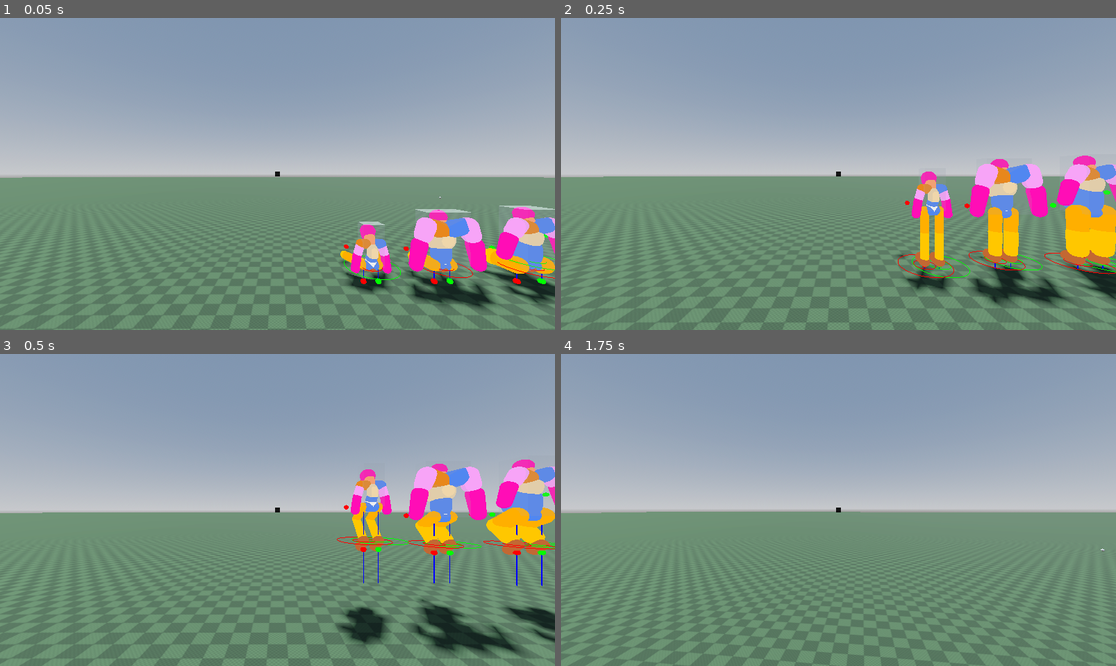
Above: before the commit, frames 1-4 (two rows, left to right).
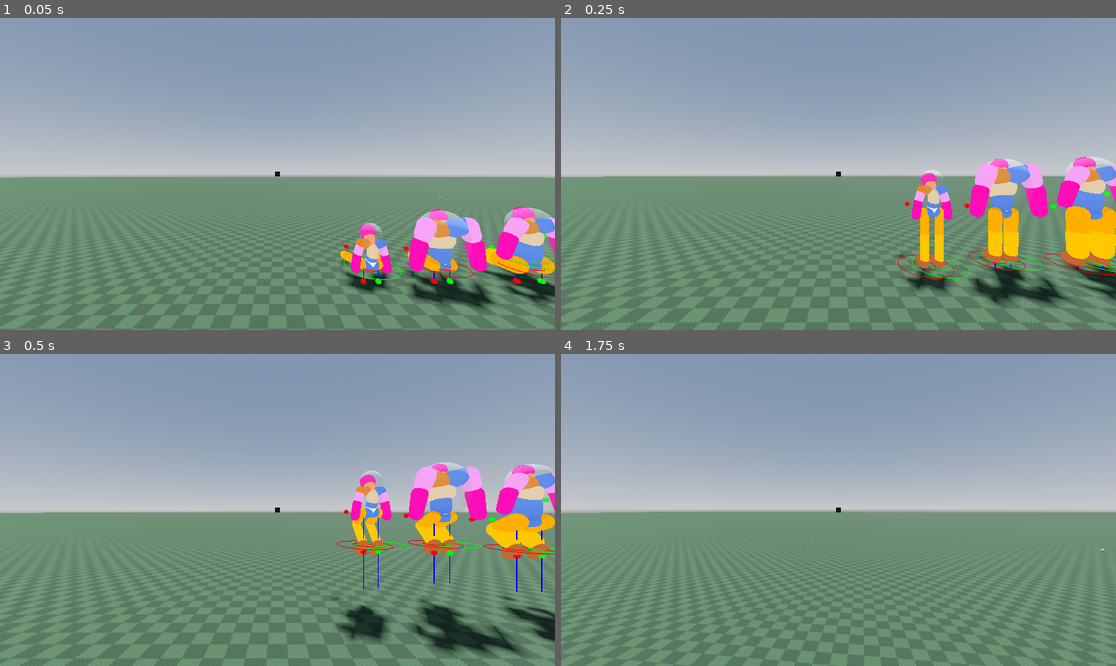
Above: after the commit, the same moments.

Repository: marcolatellafrias/character-parametric
Game: Godot game, scene res://Scenes/Demo.tscn
Same seed, same stepped clock (60 frames per second), same inputs: the game is played once before the commit and once after it.
Inputs (mouse positions are in pixels of both pictures, inside the frame that each line leads up to):
- Up to frame 1 (0.05 s): no input
- Up to frame 2 (0.25 s): no input
- Up to frame 3 (0.5 s): no input
- Up to frame 4 (1.75 s): tap Enter at 0.5 s; move the mouse to (866, 510) at 0.52 s; hold W (move_forward) from 0.53 s (still down); tap Space (jump) at 0.6, 0.77, 1.07, 1.52, 1.55 s; click (866, 510) at 0.67 s; move the mouse to (810, 510) at 1.27 s; click (810, 510) at 1.35 s

The runs differ from the first frame. In frame 1, 1.0% of the frame differs, in the area x 64-100%, y 60-82%; in frame 2, 1.5%; in frame 3, 3.0%, in the area x 59-100%, y 33-94%; in frame 4, nothing differs.

Commit message:
proper leg transition when falling

Diff:
--- a/Scripts/character/archetypes.gd
+++ b/Scripts/character/archetypes.gd
@@ -46,7 +46,7 @@
 var legs_to_feet_proportion : float
 var hips_width_proportion : float
 var shoulder_width_proportion : float
-var distance_from_ground_factor := 0.1  #tiene las piernas 10% flexionadas cuando esta en el piso
+var distance_from_ground_factor := 0.15  #tiene las piernas 10% flexionadas cuando esta en el piso
 
 #POSTURE
 var slouch : float
--- a/Scripts/character/bone_instantiator.gd
+++ b/Scripts/character/bone_instantiator.gd
@@ -33,7 +33,8 @@
 	#var camera3d = Camera3D.new()
 	#camera3d.position = Vector3(0, 1.7, 2.7)
 	var charRb = Vector3(skel_sizes_util.shoulders_width * 2 ,skel_sizes_util.torso_height +skel_sizes_util.head_height,skel_sizes_util.hips_width*2)
-	char_rigidbody = CharacterRigidBody3D.create(charRb,ik_util.left_leg_raycast,ik_util.right_leg_raycast,skel_sizes_util.distance_from_ground)
+	var height_error : float = (entity_stats.distance_from_ground_factor * skel_sizes_util.leg_height)
+	char_rigidbody = CharacterRigidBody3D.create(charRb,ik_util.left_leg_raycast,ik_util.right_leg_raycast,skel_sizes_util.distance_from_ground,height_error)
 	#Agrego el esqueleto target y la camara como hijo de el rigidbody
 	char_rigidbody.add_child(custom_bones_util.lower_spine)
 	#char_rigidbody.add_child(camera3d)
--- a/Scripts/character/ik_util.gd
+++ b/Scripts/character/ik_util.gd
@@ -432,9 +432,8 @@
 	raycast_offset = raycast_offset.lerp(target_off, k)
 
 	# Configuración de posiciones Y
-	var ground_leg_y_position = sizes.leg_height - (sizes.leg_height * entity_stats.distance_from_ground_factor)
-	var falling_leg_max_y_position = sizes.leg_height * 0.5
-	var jumping_leg_max_y_position = sizes.leg_height
+	var folded_legs_y_position = sizes.leg_height * 0.5
+	var extended_legs_y_position = sizes.leg_height
 	var falling_max_y_speed = -5.0
 	var jumping_max_y_speed = 1.0
 
@@ -446,15 +445,38 @@
 	var max_y_speed = max(abs(falling_max_y_speed), jumping_max_y_speed)
 	var velocity_factor = clamp(abs_y_vel / max_y_speed, 0.0, 1.0)
 
-	# Interpolar: vel=0 está en falling_leg_max_y_position, vel máxima en jumping_leg_max_y_position
-	var target_y_position = lerp(falling_leg_max_y_position, jumping_leg_max_y_position, velocity_factor)
-
-	# Aplicar alrededor de las posiciones locales neutras
+	# Interpolar: vel=0 está en folded_legs_y_position, vel máxima en extended_legs_y_position
+	var target_y_position = lerp(folded_legs_y_position, extended_legs_y_position, velocity_factor)
+
+	# === NUEVO: Factor de transición para posiciones X/Z ===
+	# Define la velocidad a partir de la cual empieza la transición
+	var transition_start_speed = 0.0  # Empieza en velocidad 0
+	var transition_end_speed = -4.0   # Termina en -2 m/s (ajusta según necesites)
+
+	# Calcular factor de caída (0 = no cayendo, 1 = cayendo rápido)
+	var fall_factor : float
+	if y_vel >= transition_start_speed:
+		fall_factor = 0.0
+	elif y_vel <= transition_end_speed:
+		fall_factor = 1.0
+	else:
+		# Interpolación suave entre 0 y 1
+		fall_factor = (transition_start_speed - y_vel) / (transition_start_speed - transition_end_speed)
+
+	# Offset X/Z para cuando NO está cayendo (velocidad >= 0)
+	var offset_not_falling = -raycast_offset * 0.3
+	# Offset X/Z para cuando SÍ está cayendo (velocidad muy negativa)
+	var offset_falling = raycast_offset
+
+	# Interpolar entre ambos estados según el factor de caída
+	var final_xz_offset = offset_not_falling.lerp(offset_falling, fall_factor)
+
+	# Aplicar posiciones
 	leg_raycast.transform.origin = neutral_local + Vector3(raycast_offset.x, 0.0, raycast_offset.y)
 	leg_airborne_target.transform.origin = Vector3(
-		neutral_local.x - raycast_offset.x * 0.3,
+		neutral_local.x + final_xz_offset.x,
 		neutral_local.y - target_y_position,
-		neutral_local.z - raycast_offset.y * 0.3
+		neutral_local.z + final_xz_offset.y
 	)
 
 static func get_orthogonal(v: Vector3) -> Vector3:
--- a/Scripts/common/hoverable.gd
+++ b/Scripts/common/hoverable.gd
@@ -1,54 +1,85 @@
 class_name CharacterRigidBody3D
 extends RigidBody3D
 
-@export var hover_height := 1.0          # meters (target: bottom of collider to ground)
-@export var height_kp := 800.0           # spring (N per meter)
-@export var height_kd := 24.0           # damper (N per m/s)
-@export var upright_kp := 30.0           # torque gain
-@export var upright_kd := 4.0            # angular damping gain
-@export var max_up_force := 40.0       # clamp for stability
+@export var hover_height := 1.0
+@export var height_kp := 800.0
+@export var height_kd := 24.0
+@export var max_height_error_below := 0.5
+@export var max_height_error_above := 0.2
+@export var upright_kp := 30.0
+@export var upright_kd := 4.0
+@export var max_up_force := 40.0
+
+# Umbrales para desactivar estabilización
+@export_group("Stop Trying Thresholds")
+@export var max_fall_velocity := -15.0      # velocidad Y negativa para desactivar (m/s)
+@export var max_horizontal_velocity := 20.0  # velocidad XZ para desactivar (m/s)
+@export var max_tilt_angle := 60.0          # ángulo máximo de inclinación en grados
+@export var recovery_time := 2.0            # tiempo antes de intentar recuperarse
+@export var upright_threshold := 15.0       # ángulo para considerar "erguido" (grados)
 
 var collider: CollisionShape3D
 var mesh_instance: MeshInstance3D
-var _box: BoxShape3D
+var _capsule: CapsuleShape3D
 var _local_bottom := Vector3.ZERO
 var left_ray: RayCast3D
 var right_ray: RayCast3D
 
+# Estados de recuperación
+enum RecoveryState {
+	ACTIVE,        # funcionando normalmente
+	LIMP,          # desactivado (no hace nada)
+	STANDING_UP    # fase 1: solo ponerse erguido
+}
+
+var _state := RecoveryState.ACTIVE
+var _limp_timer := 0.0
+
 func _ready() -> void:
-	_box = collider.shape as BoxShape3D
-	if _box == null:
+	_capsule = collider.shape as CapsuleShape3D
+	if _capsule == null:
 		push_warning("Expected a BoxShape3D on the collider.")
 		return
-
-	# Bottom of the collider in its local space (BoxShape3D.size is FULL size in Godot 4)
-	_local_bottom = Vector3(0.0, -_box.size.y * 0.5, 0.0)
-
-	can_sleep = false  # keep it active so it continuously stabilizes
-
-func _physics_process(_delta: float) -> void:
-	if _box == null:
-		return
-
+	_local_bottom = Vector3(0.0, -_capsule.height * 0.5, 0.0)
+	can_sleep = false
+
+func _physics_process(delta: float) -> void:
+	if _capsule == null:
+		return
+
+	# Manejo de estados de recuperación
+	match _state:
+		RecoveryState.ACTIVE:
+			_check_stop_conditions()
+			_apply_full_control()
+
+		RecoveryState.LIMP:
+			_limp_timer += delta
+			if _limp_timer >= recovery_time:
+				_begin_standing_up()
+
+		RecoveryState.STANDING_UP:
+			_apply_upright_only()
+			_check_if_upright()
+
+# Aplica control completo (hover + upright)
+func _apply_full_control() -> void:
 	var up := Vector3.UP
 
-	# --- Hover control (vertical only) using two legs ---
+	# Hover control
 	var left_hit := left_ray.is_colliding()
 	var right_hit := right_ray.is_colliding()
 
 	if left_hit or right_hit:
 		var start_left := left_ray.global_transform.origin
 		var start_right := right_ray.global_transform.origin
-
 		var used_start: Vector3
 		var ground_point: Vector3
 
 		if left_hit and right_hit:
 			var hit_left := left_ray.get_collision_point()
 			var hit_right := right_ray.get_collision_point()
-			# Average ground position from both legs
 			ground_point = (hit_left + hit_right) * 0.5
-			# Use the midpoint between the two leg bases
 			used_start = (start_left + start_right) * 0.5
 		elif left_hit:
 			ground_point = left_ray.get_collision_point()
@@ -57,39 +88,103 @@
 			ground_point = right_ray.get_collision_point()
 			used_start = start_right
 
-		# Use vertical separation only (more stable on slopes than full 3D distance).
 		var vertical_distance := used_start.y - ground_point.y
-
-		# PD controller on height (positive = push up)
 		var v_up := linear_velocity.dot(up)
 		var height_error := hover_height - vertical_distance
 
-		var spring := height_kp * height_error
+		# Límites asimétricos
+		var clamped_error: float
+		if height_error > 0:
+			clamped_error = min(height_error, max_height_error_below)
+		else:
+			clamped_error = max(height_error, -max_height_error_above)
+
+		var spring := height_kp * clamped_error
 		var damper := -height_kd * v_up
 
-		# Gravity compensation
 		var g_scalar := float(ProjectSettings.get_setting("physics/3d/default_gravity"))
 		var gravity_comp := mass * g_scalar
-
-		var force_up : float = clamp(spring + damper + gravity_comp, 0.0, max_up_force)
+		var force_up :float= clamp(spring + damper + gravity_comp, 0.0, max_up_force)
+
 		apply_central_force(up * force_up)
-	# If neither leg hits within ray_length, do nothing vertical: gravity brings it down.
-
-	# --- Upright stabilization (roll/pitch only) ---
+
+	# Upright stabilization
+	_apply_upright_torque()
+
+# Aplica solo el control de orientación (para fase de levantarse)
+func _apply_upright_only() -> void:
+	_apply_upright_torque()
+
+# Aplica el torque para mantenerse erguido
+func _apply_upright_torque() -> void:
 	var current_up := global_transform.basis.y.normalized()
 	var desired_up := Vector3.UP
 	var error_axis := current_up.cross(desired_up)
-
 	var torque := error_axis * upright_kp - angular_velocity * upright_kd
 	apply_torque(torque)
 
-
-static func create(root_size: Vector3, new_left_leg_raycast: RayCast3D, new_right_leg_raycast: RayCast3D, distance_from_ground: float) -> CharacterRigidBody3D:
+# Verifica todas las condiciones para desactivar
+func _check_stop_conditions() -> void:
+	# Verificar velocidades
+	var v_y := linear_velocity.y
+	var v_horizontal := Vector2(linear_velocity.x, linear_velocity.z).length()
+
+	if v_y < max_fall_velocity or v_horizontal > max_horizontal_velocity:
+		stop_trying()
+		return
+
+	# Verificar ángulo de inclinación
+	var current_up := global_transform.basis.y.normalized()
+	var tilt_angle_rad := current_up.angle_to(Vector3.UP)
+	var tilt_angle_deg := rad_to_deg(tilt_angle_rad)
+
+	if tilt_angle_deg > max_tilt_angle:
+		stop_trying()
+
+# Verifica si ya está lo suficientemente erguido para activar hover
+func _check_if_upright() -> void:
+	var current_up := global_transform.basis.y.normalized()
+	var tilt_angle_rad := current_up.angle_to(Vector3.UP)
+	var tilt_angle_deg := rad_to_deg(tilt_angle_rad)
+
+	if tilt_angle_deg <= upright_threshold:
+		_fully_activate()
+
+# Desactiva los sistemas de estabilización
+func stop_trying() -> void:
+	if _state == RecoveryState.LIMP:
+		return
+	_state = RecoveryState.LIMP
+	_limp_timer = 0.0
+	print("CharacterRigidBody: Going limp...")
+
+# Comienza la fase 1: ponerse erguido
+func _begin_standing_up() -> void:
+	_state = RecoveryState.STANDING_UP
+	print("CharacterRigidBody: Trying to stand up...")
+
+# Activa completamente el sistema (fase 2: hover)
+func _fully_activate() -> void:
+	if _state == RecoveryState.ACTIVE:
+		return
+	_state = RecoveryState.ACTIVE
+	_limp_timer = 0.0
+	print("CharacterRigidBody: Fully active!")
+
+# Funciones públicas para control manual (opcional)
+func force_stop() -> void:
+	stop_trying()
+
+func force_wake_up() -> void:
+	_begin_standing_up()
+
+static func create(root_size: Vector3, new_left_leg_raycast: RayCast3D, new_right_leg_raycast: RayCast3D, distance_from_ground: float, max_height_error: float) -> CharacterRigidBody3D:
 	var character_rigidbody := CharacterRigidBody3D.new()
 	var new_mesh_instance := MeshInstance3D.new()
-	var cube_mesh := BoxMesh.new()
-	cube_mesh.size = root_size
-	new_mesh_instance.mesh = cube_mesh
+	var capsule_mesh := CapsuleMesh.new()
+	capsule_mesh.height = root_size.y
+	capsule_mesh.radius = root_size.x/2
+	new_mesh_instance.mesh = capsule_mesh
 	new_mesh_instance.position = Vector3(0, root_size.y * 0.5, 0)
 	var material := StandardMaterial3D.new()
 	material.albedo_color = Color.CORAL
@@ -98,9 +193,10 @@
 	material.flags_transparent = true
 	new_mesh_instance.material_override = material
 	var new_collision_shape := CollisionShape3D.new()
-	var cube_shape := BoxShape3D.new()
-	cube_shape.size = root_size
-	new_collision_shape.shape = cube_shape
+	var capsule_shape := CapsuleShape3D.new()
+	capsule_shape.height = root_size.y
+	capsule_shape.radius = root_size.x/2
+	new_collision_shape.shape = capsule_shape
 	new_collision_shape.position = Vector3(0, root_size.y * 0.5, 0)
 	character_rigidbody.add_child(new_mesh_instance)
 	character_rigidbody.add_child(new_collision_shape)
@@ -109,4 +205,5 @@
 	character_rigidbody.collider = new_collision_shape
 	character_rigidbody.mesh_instance = new_mesh_instance
 	character_rigidbody.hover_height = distance_from_ground
+	#character_rigidbody.max_height_error = max_height_error
 	return character_rigidbody
